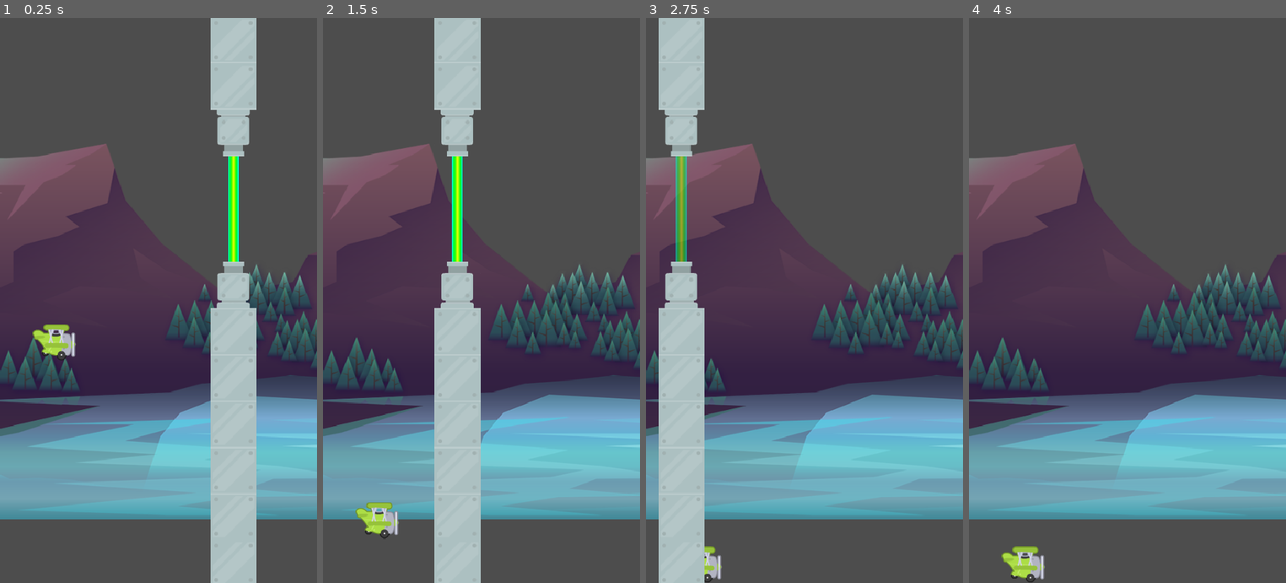
Above: before the commit, frames 1-4 (left to right).
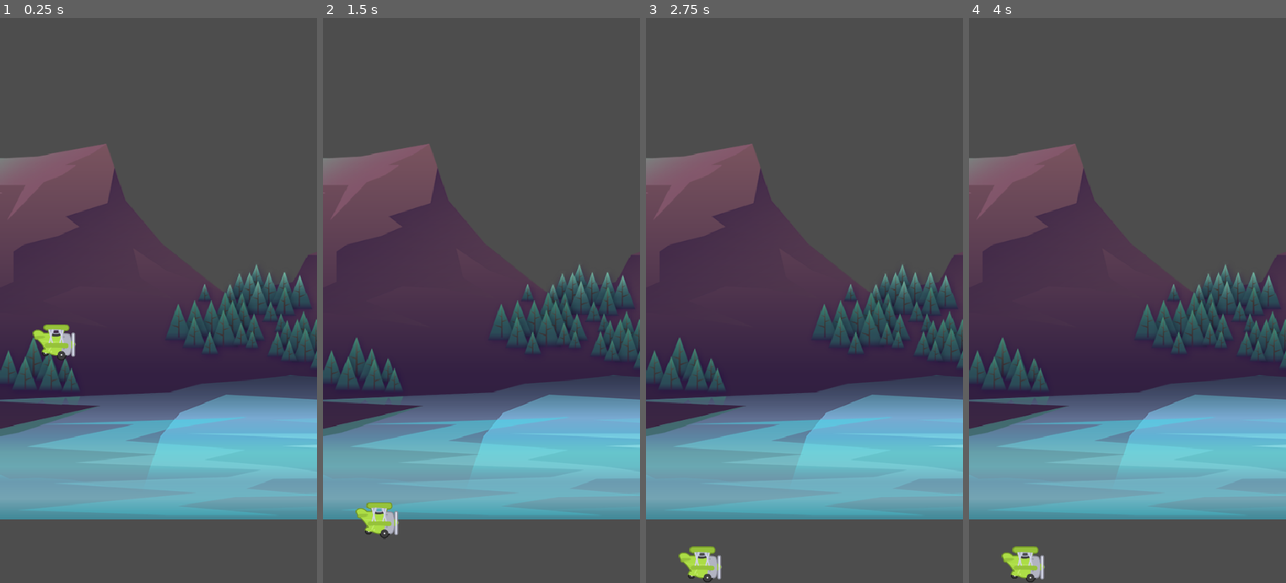
Above: after the commit, the same moments.

Repository: Peter-Pander/Tappy
Game: Godot game, scene res://Scenes/Game/Game.tscn
Same seed, same stepped clock (60 frames per second), same inputs: the game is played once before the commit and once after it.
Inputs:
- Up to frame 1 (0.25 s): no input
- Up to frame 2 (1.5 s): tap Space (jump) at 0.77 s
- Up to frame 3 (2.75 s): tap Space (jump) at 1.52 s
- Up to frame 4 (4 s): tap Space (jump) at 3.02, 3.77 s

The runs differ from the first frame. In frame 1, 12% of the frame differs, in the area x 66-81%, y 0-100%; in frame 2, 12%, in the area x 35-50%, y 0-100%; in frame 3, 12%; in frame 4, nothing differs.

Commit message:
Set up pipe spawning system in main Game scene
- Removed hardcoded Pipes instance from Game scene
- Added PipesHolder node to hold dynamically spawned pipes
- Added SpawnTimer to spawn pipes every 1.2 seconds
- Added UpperPoint and LowerPoint markers to define pipe spawn positions

Diff:
--- a/Scenes/Game/Game.tscn
+++ b/Scenes/Game/Game.tscn
@@ -1,9 +1,8 @@
-[gd_scene load_steps=5 format=3 uid="uid://dnghy4durt210"]
+[gd_scene load_steps=4 format=3 uid="uid://dnghy4durt210"]
 
 [ext_resource type="Texture2D" uid="uid://bo5jjmdduqm1p" path="res://assets/background/rocks_2.png" id="1_rdw05"]
 [ext_resource type="PackedScene" uid="uid://ph3wxou8gdsq" path="res://Scenes/Plane/Plane.tscn" id="2_gwu2e"]
 [ext_resource type="PackedScene" uid="uid://cafxf35lsiggm" path="res://Scenes/Barrier/Barrier.tscn" id="3_xbxml"]
-[ext_resource type="PackedScene" uid="uid://dm55awt40lsd4" path="res://Scenes/Pipes/Pipes.tscn" id="4_ln2h6"]
 
 [node name="Game" type="Node2D"]
 
@@ -16,5 +15,14 @@
 
 [node name="Barrier" parent="." instance=ExtResource("3_xbxml")]
 
-[node name="Pipes" parent="." instance=ExtResource("4_ln2h6")]
-position = Vector2(383, 288)
+[node name="PipesHolder" type="Node" parent="."]
+
+[node name="SpawnTimer" type="Timer" parent="."]
+wait_time = 1.2
+autostart = true
+
+[node name="UpperPoint" type="Marker2D" parent="."]
+position = Vector2(574, 285)
+
+[node name="LowerPoint" type="Marker2D" parent="."]
+position = Vector2(574, 650)
